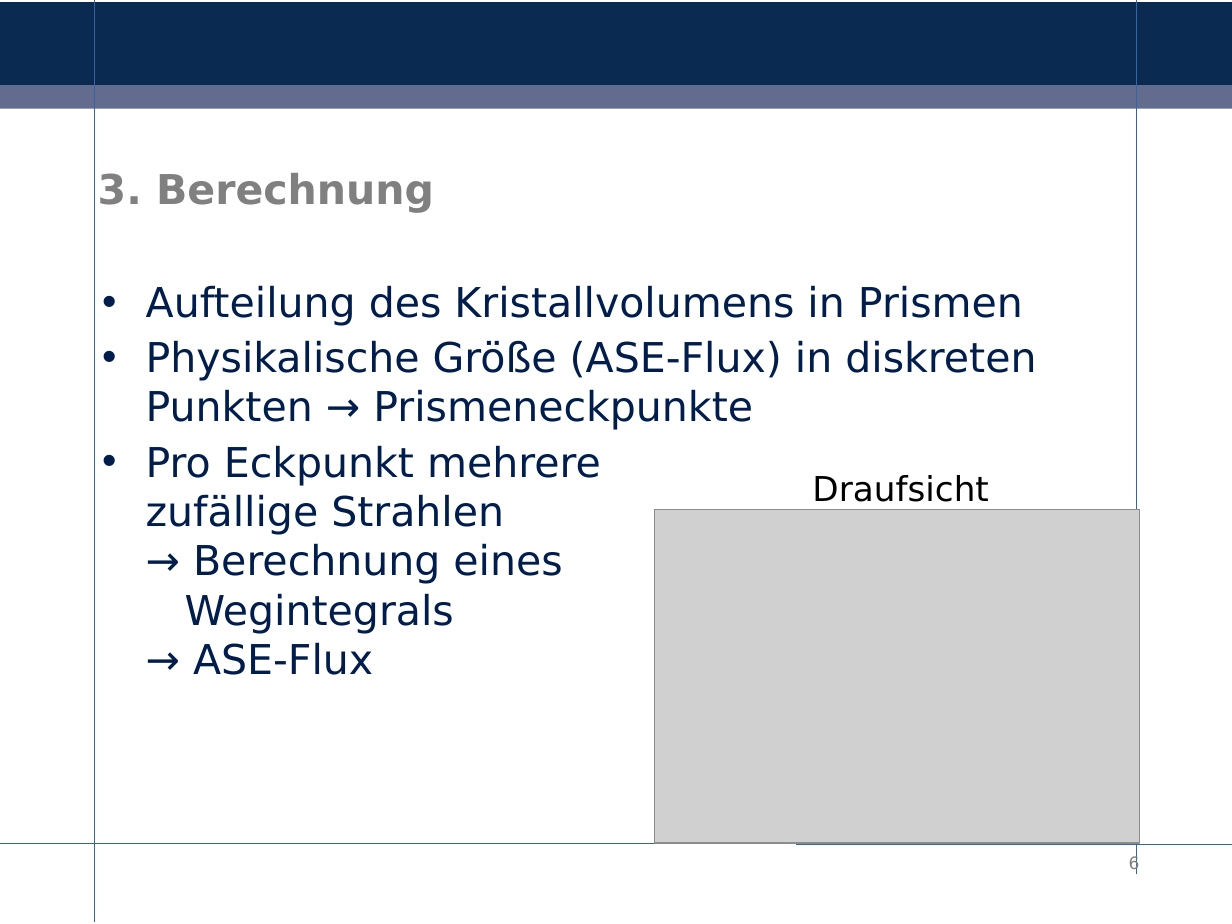
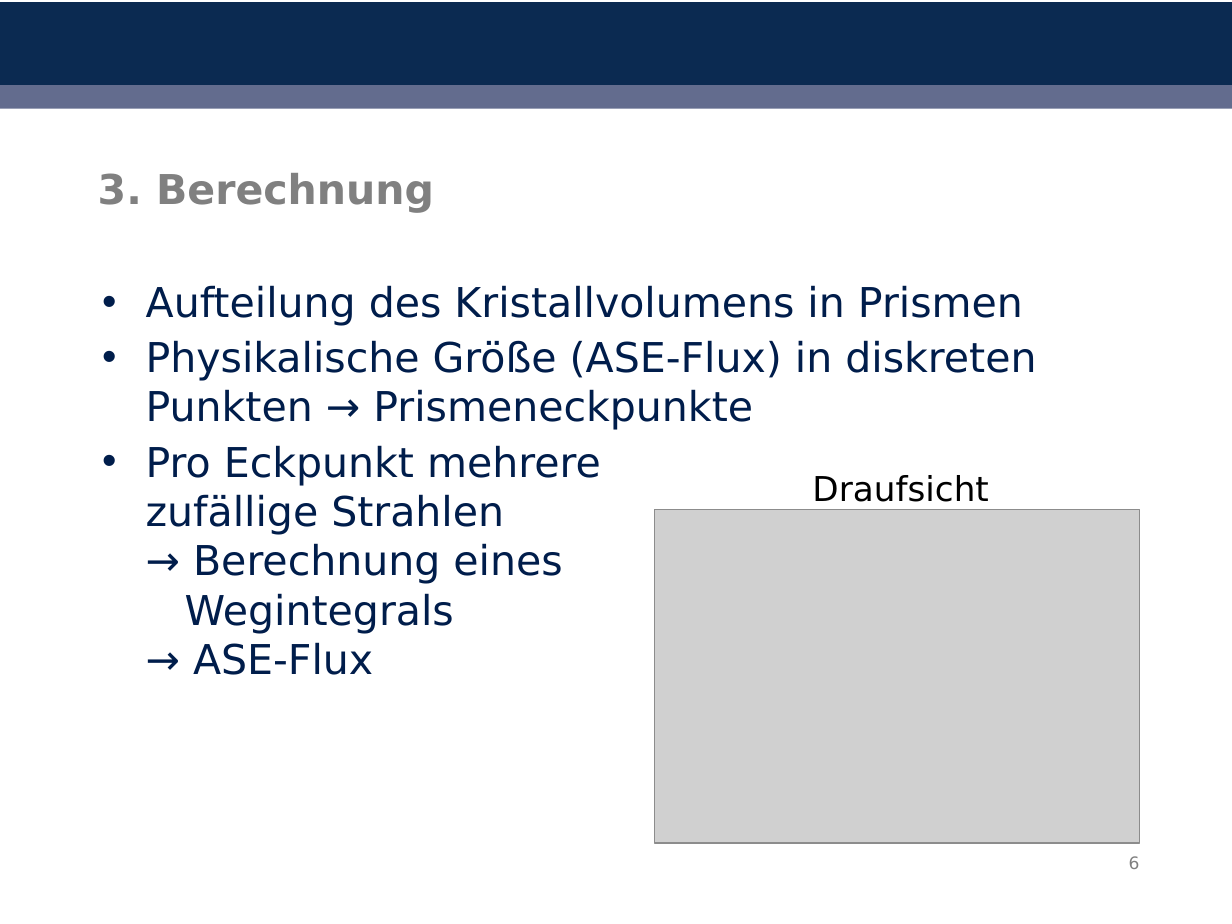
Before and after one commit to ComputationalRadiationPhysics/haseongpu, a slide deck: slide 6 of literature/Praesentation/abschlusspraesentation.odp. Drawn at 1232x924 pixels with LibreOffice and Linux fonts; fonts in the diff are those of the drawing; grey boxes stand for pictures; background and template pictures are left out. Boxes give left, top, right and bottom in pixels: in the first picture for what was removed or moved away, otherwise in the second. Text is boxed around its words. In the diff, an @@ line names an element or a change of style, - is before the commit and + after.

```diff
--- a/literature/Praesentation/abschlusspraesentation.odp
+++ b/literature/Praesentation/abschlusspraesentation.odp
@@ line removed from (95, 0) to (95, 922) @@
@@ line removed from (1136, 0) to (1136, 873) @@
@@ line removed from (0, 844) to (1232, 844) @@
```
Also in this commit, not shown: 12 other slides changed, 1 slide added, 1 other file.
